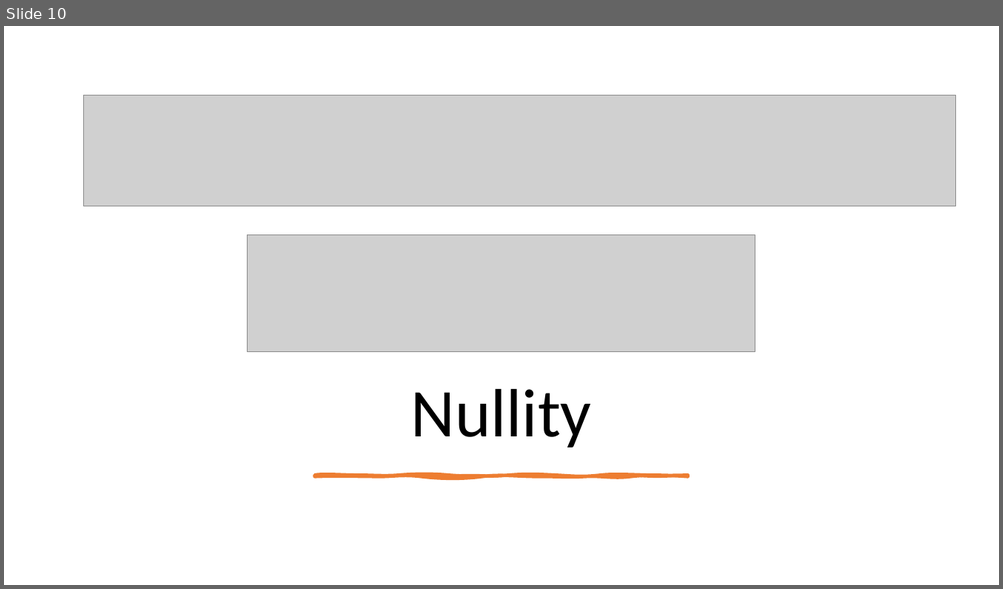
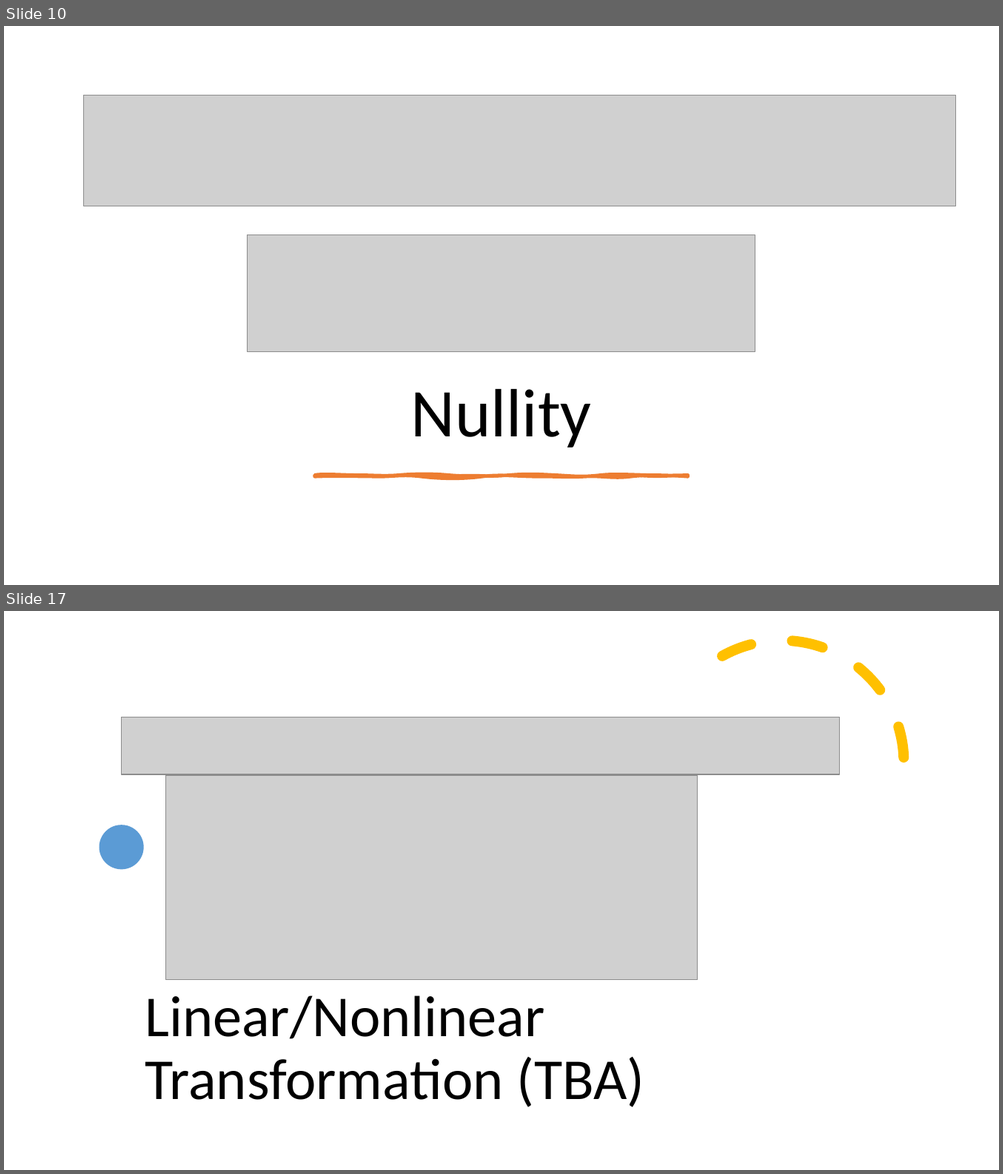
Before and after one commit to Jeffchen54/Linear-Definitions-and-Theorems, a slide deck: Unit 3-4 Definitions.pptx. Shown one above the other, each under a label of ours: slide 10 before the commit, slides 10 and 17 after it; the slides between them are not shown. The pictures are 1003x589 and 1003x1174 pixels, drawn with LibreOffice and Linux fonts; fonts in the diff are those of the drawing; grey boxes stand for pictures. Boxes give left, top, right and bottom in pixels: in the first picture for what was removed or moved away, otherwise in the second. Text is boxed around its words. In the diff, an @@ line names an element or a change of style, - is before the commit and + after.

```diff
--- a/Unit 3-4 Definitions.pptx
+++ b/Unit 3-4 Definitions.pptx
@@ slide 17 added at bbox=[4, 611, 999, 1170], background #FFFFFF @@
@@ arc (boxed as its full ellipse) added at bbox=[660, 641, 904, 885], outline #FFC000 10 pt dashed @@
@@ picture added at bbox=[121, 717, 839, 775] @@
@@ picture added at bbox=[166, 776, 697, 980] @@
@@ ellipse added at bbox=[99, 825, 144, 870], fill #5B9BD5 @@
@@ text added at bbox=[145, 996, 644, 1108], 56 pt, text #000000 @@
+Linear/Nonlinear Transformation (TBA)
```
Also in this commit, not shown: 1 slide changed, 9 other slides added, 1 other file.
